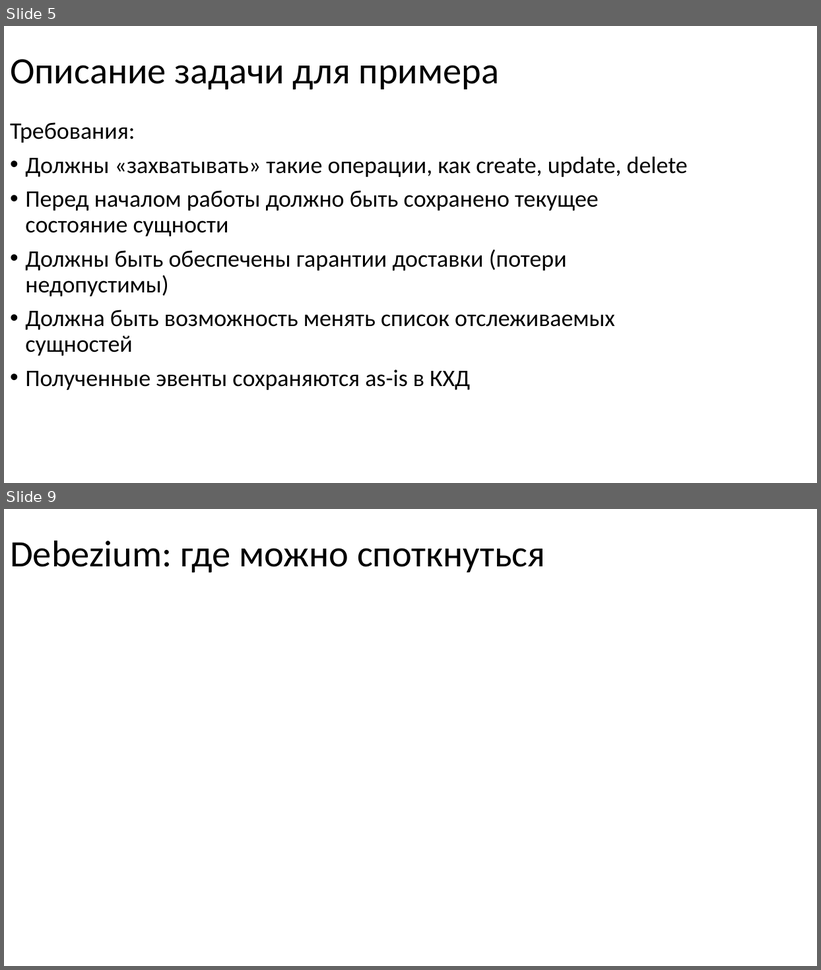
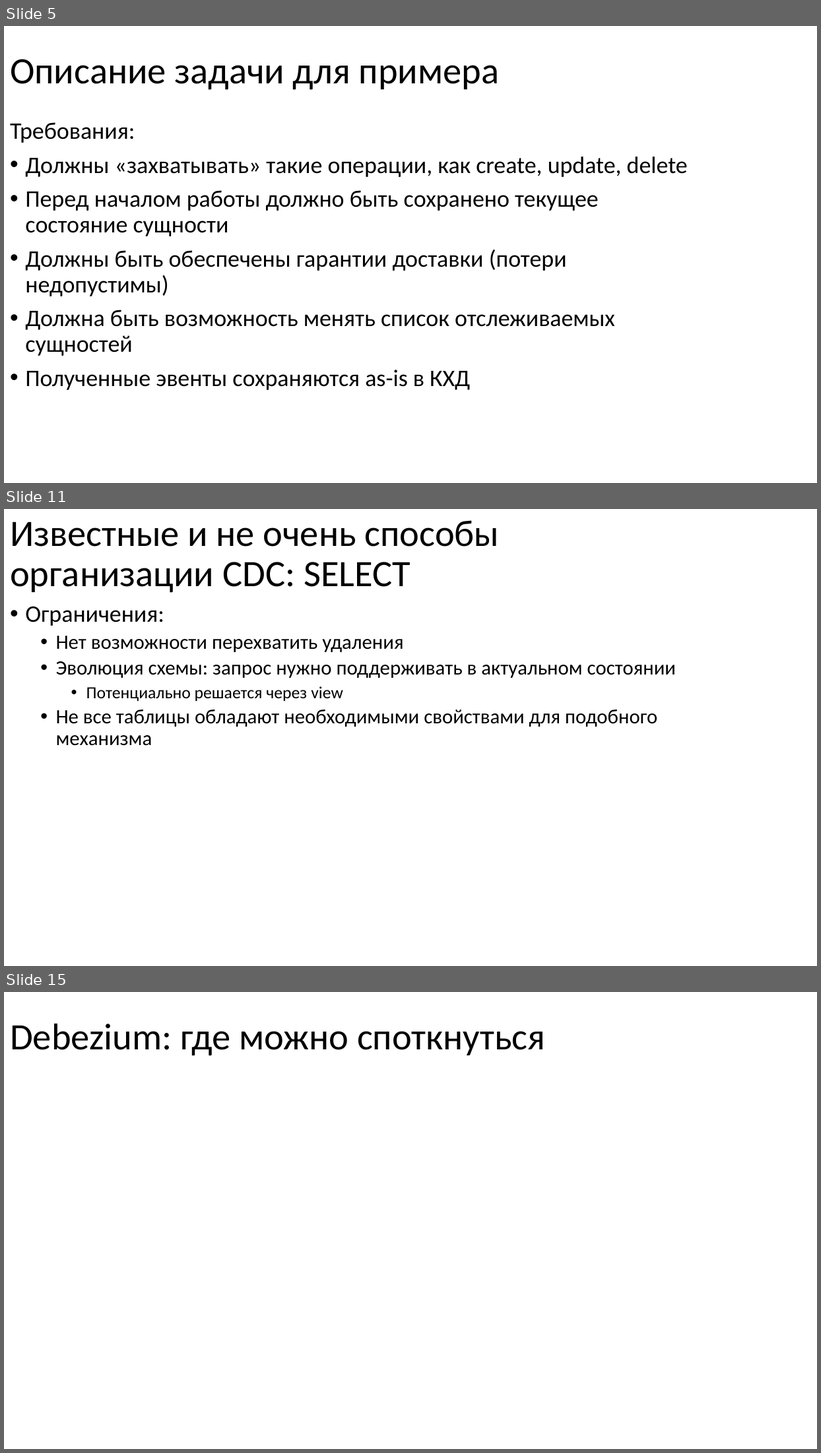
Before and after one commit to nryanov/presentations, a slide deck: smartdata/cdc-via-debezium/debezium-smartdata2025.pptx. Shown one above the other, each under a label of ours: slides 5 and 9 before the commit, slides 5, 11 and 15 after it; the slides between them are not shown. The pictures are 821x970 and 821x1453 pixels, drawn with LibreOffice and Linux fonts; fonts in the diff are those of the drawing. Boxes give left, top, right and bottom in pixels: in the first picture for what was removed or moved away, otherwise in the second. Text is boxed around its words. In the diff, an @@ line names an element or a change of style, - is before the commit and + after.

```diff
--- a/smartdata/cdc-via-debezium/debezium-smartdata2025.pptx
+++ b/smartdata/cdc-via-debezium/debezium-smartdata2025.pptx
@@ slide 11 added at (4, 509, 817, 966), background #FFFFFF @@
@@ title added at (10, 520, 499, 593), 44 pt, text #000000 @@
+Известные и не очень способы организации CDC: SELECT
@@ text added at (25, 606, 676, 746), 24 pt, text #000000 @@
+• Ограничения:
+  • Нет возможности перехватить удаления
+  • Эволюция схемы: запрос нужно поддерживать в актуальном состоянии
+    • Потенциально решается через view
+  • Не все таблицы обладают необходимыми свойствами для подобного механизма
@@ what was slide 9 is now slide 15 @@
```
Also in this commit, not shown: 4 slides changed, 6 other slides added.
